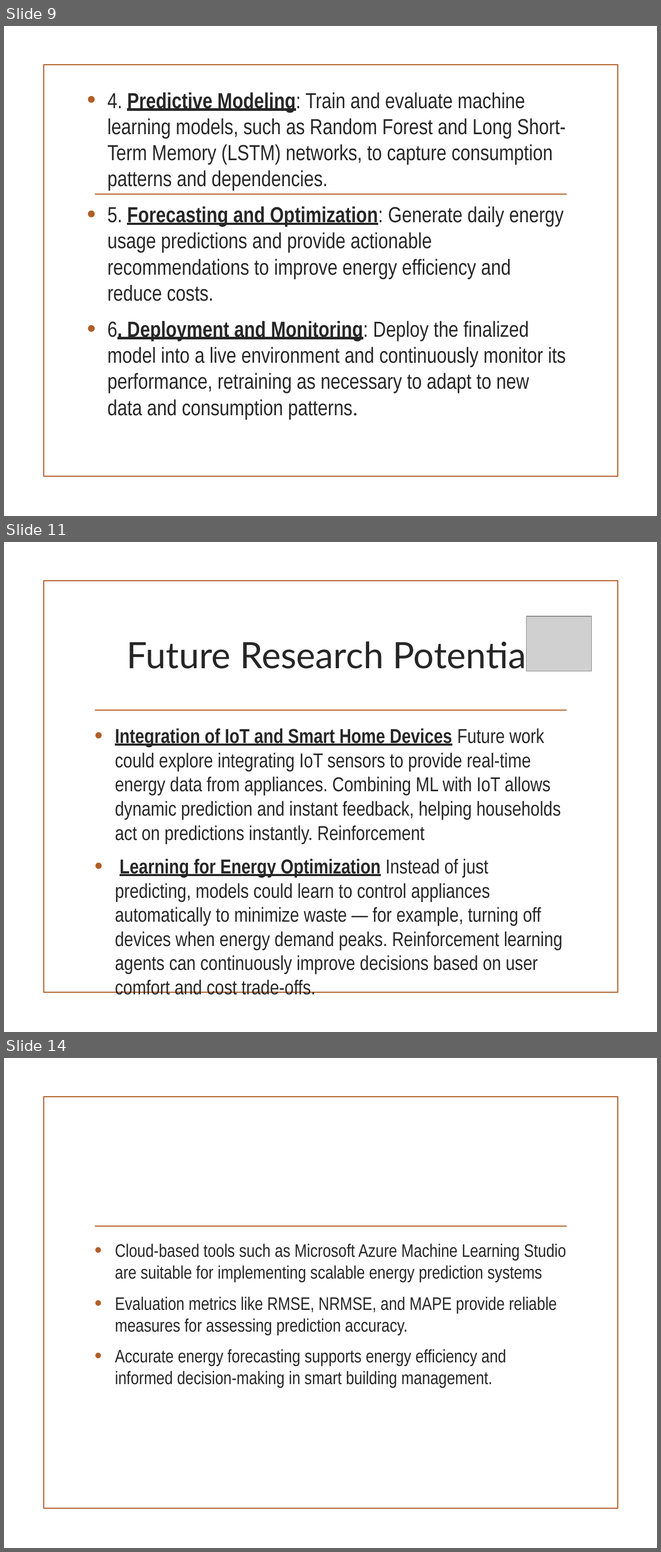
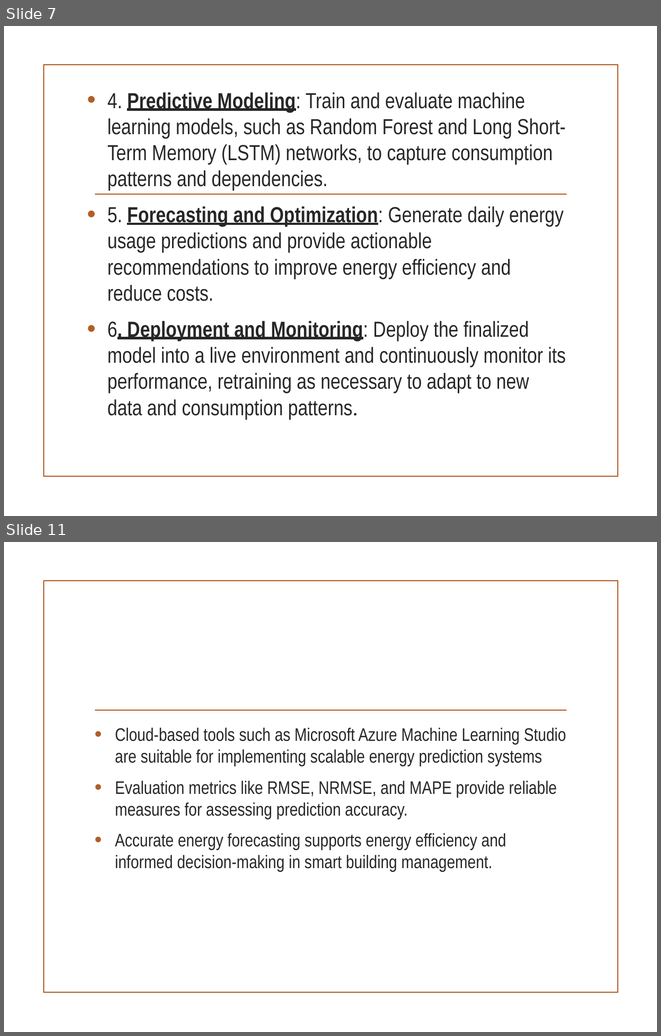
Before and after one commit to shivamkumarsingh7798-cmd/PBL-2_2427030210, a slide deck: pbl2_2427030210_presentation.pptx. Shown one above the other, each under a label of ours: slides 9, 11 and 14 before the commit, slides 7 and 11 after it; the slides between them are not shown. The pictures are 661x1552 and 661x1036 pixels, drawn with LibreOffice and Linux fonts; fonts in the diff are those of the drawing; grey boxes stand for pictures; background and template pictures are left out. Boxes give left, top, right and bottom in pixels: in the first picture for what was removed or moved away, otherwise in the second. Text is boxed around its words. In the diff, an @@ line names an element or a change of style, - is before the commit and + after.

Commit message:
Updated Presentation

```diff
--- a/pbl2_2427030210_presentation.pptx
+++ b/pbl2_2427030210_presentation.pptx
@@ slide 11 removed at bbox=[4, 542, 657, 1032], background picture (left out); not listed: 2 template elements that a slide beside it also shows @@
@@ picture removed at bbox=[527, 616, 592, 671] @@
@@ title removed at bbox=[127, 637, 535, 671] @@
-Future Research Potential
@@ text removed at bbox=[115, 728, 563, 974] @@
-• Integration of IoT and Smart Home Devices Future work could explore integrating IoT sensors to provide real-time energy data from appliances. Combining ML with IoT allows dynamic prediction and instant feedback, helping households act on predictions instantly. Reinforcement
-• Learning for Energy Optimization Instead of just predicting, models could learn to control appliances automatically to minimize waste — for example, turning off devices when energy demand peaks. Reinforcement learning agents can continuously improve decisions based on user comfort and cost trade-offs.
@@ what was slide 9 is now slide 7 @@
@@ what was slide 14 is now slide 11 @@
```
Also in this commit, not shown: 1 slide added, 2 other slides removed.
